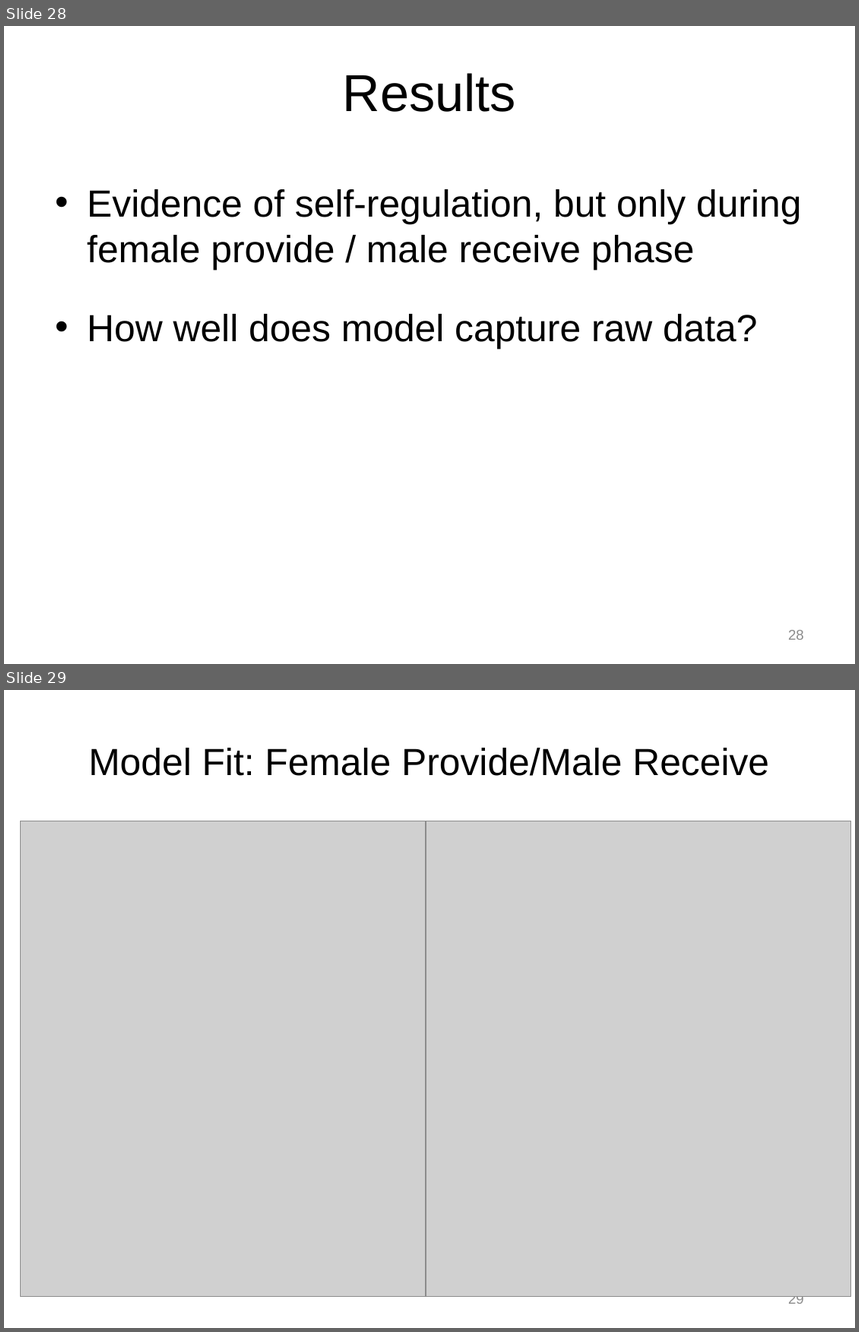
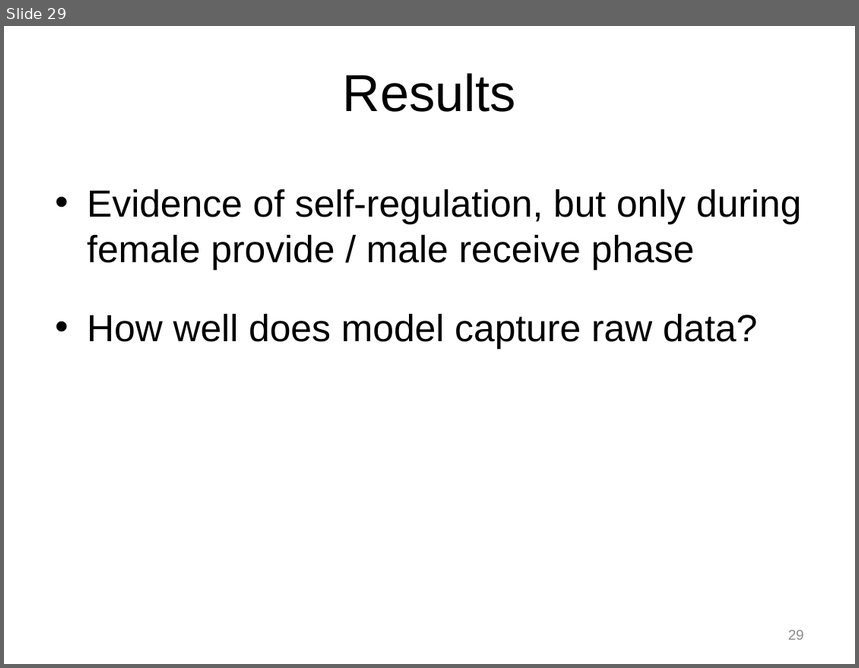
Before and after one commit to mayazrm/KZNB, a slide deck: DSM/Bolger_DSM_Report_from_the_Trenches_170614.pptx. Shown one above the other, each under a label of ours: slides 28 and 29 before the commit, slide 29 after it. The pictures are 859x1332 and 859x668 pixels, drawn with LibreOffice and Linux fonts; fonts in the diff are those of the drawing; grey boxes stand for pictures. Boxes give left, top, right and bottom in pixels: in the first picture for what was removed or moved away, otherwise in the second. Text is boxed around its words. In the diff, an @@ line names an element or a change of style, - is before the commit and + after.

```diff
--- a/DSM/Bolger_DSM_Report_from_the_Trenches_170614.pptx
+++ b/DSM/Bolger_DSM_Report_from_the_Trenches_170614.pptx
@@ slide 29 removed at bbox=[4, 690, 855, 1328], background #FFFFFF @@
@@ title removed at bbox=[88, 748, 769, 776] @@
-Model Fit: Female Provide/Male Receive
@@ picture removed at bbox=[20, 821, 446, 1297] @@
@@ picture removed at bbox=[427, 821, 852, 1297] @@
@@ page number removed at bbox=[788, 1296, 804, 1307] @@
-29
@@ what was slide 28 is now slide 29 @@
```
Also in this commit, not shown: 11 slides changed, 4 slides added, 2 other files.
